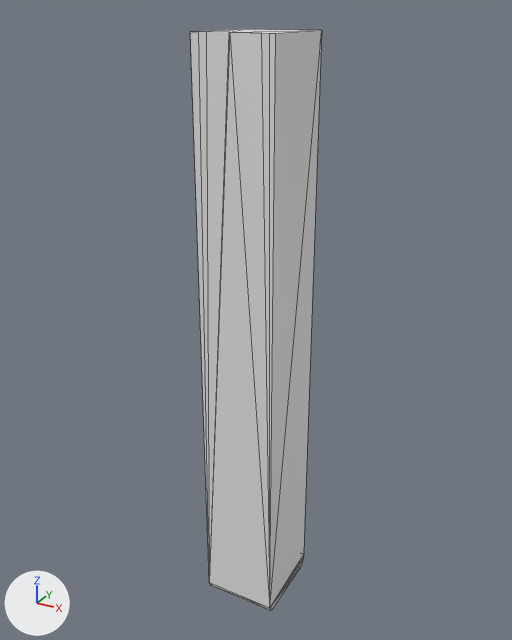
One commit to the OBJ model urdf/meshes/arch_peg/arch_peg_convex_coll_002.obj: the scene before it, then after it.
The view is the same before and after, from a 50 mm lens placed at (0.0774, -0.1505, 0.0027), pointed at (-0.0023, -0.0055, -0.0698). Every picture has the same lights, and +X, +Y and +Z are marked at lower left. The older version comes first. Mesh edges are drawn as thin lines. Where no turn or scale is listed for an object, it has been applied to the vertices.

Script lines for the objects in view, before the commit:
```python
me_arch_peg_convex_coll_002 = bpy.data.meshes.new('arch_peg_convex_coll_002')
me_arch_peg_convex_coll_002.from_pydata(...)  # 30 vertices, 56 faces; spans x -0.0103..0.0094, y -0.019..0.0034, z -0.151..-0.0017
ob_arch_peg_convex_coll_002 = bpy.data.objects.new('arch_peg_convex_coll_002', me_arch_peg_convex_coll_002)
ob_arch_peg_convex_coll_002.location = (0.0, 0.0, 0.0)
```
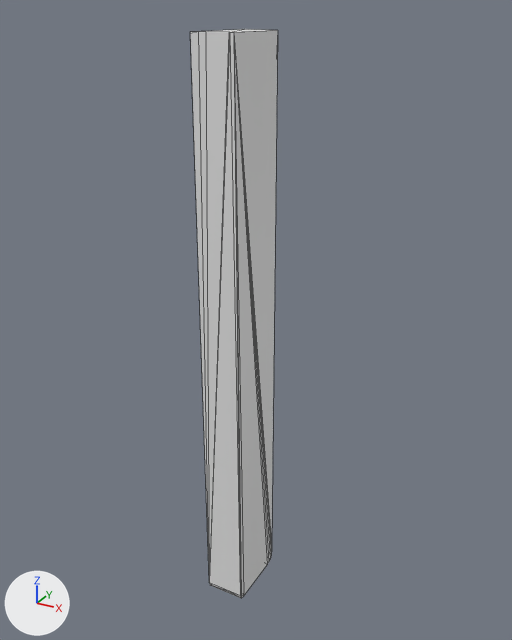
What the commit changed:
me_arch_peg_convex_coll_002 is used by ob_arch_peg_convex_coll_002; location (0.0, 0.0, 0.0).
me_arch_peg_convex_coll_002 had 30 vertices, 56 faces and spanned x -0.0103..0.0094, y -0.019..0.0034, z -0.151..-0.0017.
me_arch_peg_convex_coll_002 now has 32 vertices, 60 faces and spans x -0.0103..0.0, y -0.019..0.0034, z -0.151..-0.0017.
Part 1, on me_arch_peg_convex_coll_002:
13 vertices are removed from x 0.0063..0.0094, y -0.019..0.0029, z -0.151..-0.0017.
36 faces are deleted.
15 vertices are added at x -0.0099..0.0, y -0.019..0.0009, z -0.151..-0.0017.
40 new faces join them.

Where the change shows, as pixel boxes [x1, y1, x2, y2] in the pictures (512 x 640 px; the box of a moved part takes in the faces that stretch with it):
'arch_peg_convex_coll_002', reshaped (33% narrower)
    before: [190, 29, 322, 611]
    after: [190, 29, 278, 598]
part 1 of me_arch_peg_convex_coll_002, moved or reshaped
    before: [211, 29, 322, 611]
    after: [211, 29, 278, 598]
